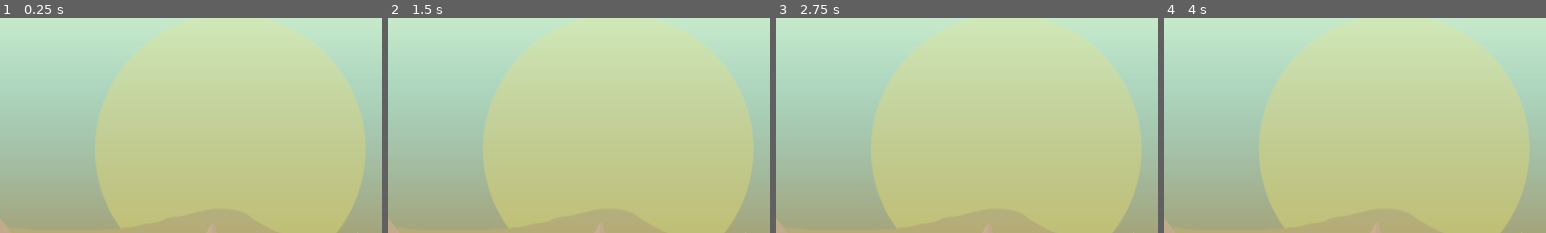
Above: before the commit, frames 1-4 (left to right).
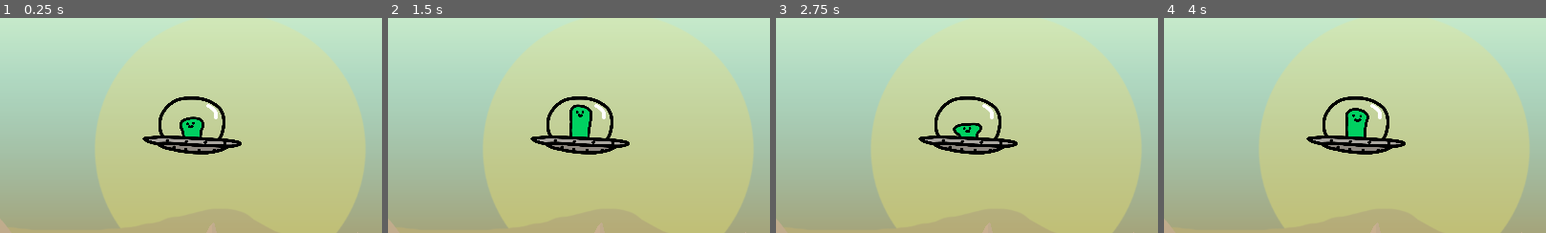
Above: after the commit, the same moments.

Repository: kilmanio/gamejam2024
Game: Godot game, scene res://scenes/background.tscn
The game is run twice, just before and just after one commit, with the same random seed, the same clock (stepped at 60 frames per second) and the same inputs. This scene is started directly instead of the project's main scene.
Inputs:
- Up to frame 1 (0.25 s): no input
- Up to frame 2 (1.5 s): tap Enter (ui_accept) at 0.5, 0.77 s; hold Right (ui_right) 0.53-1.28 s; hold Down (ui_down) from 1.28 s (still down)
- Up to frame 3 (2.75 s): tap Enter (ui_accept) at 1.52 s; release Down (ui_down) at 2.03 s; hold Right (ui_right) from 2.03 s (still down)
- Up to frame 4 (4 s): release Right (ui_right) at 2.78 s; hold Up (ui_up) 2.78-3.53 s; tap Enter (ui_accept) at 3.02, 3.77 s; hold Left (ui_left) from 3.53 s (still down)
The pictures show only the part of the screen within x 20-70%, y 19-69%; the shares and areas given below are measured in that part.

The runs differ from the first frame. In frame 1, 2.7% of the frame differs, in the area x 37-64%, y 36-64%; in frame 2, 3.0%; in frame 3, 2.6%; in frame 4, 2.9%.

Commit message:
Added new folders, main menu and player sprite script

Diff:
--- a/scenes/background.tscn
+++ b/scenes/background.tscn
@@ -7,6 +7,7 @@
 [ext_resource type="Texture2D" uid="uid://b44838i2iw22s" path="res://graphics/background/ground.png" id="5_sda8o"]
 [ext_resource type="Texture2D" uid="uid://683j8ks4m7ha" path="res://graphics/background/sphinx.png" id="6_7ohte"]
 [ext_resource type="Texture2D" uid="uid://coduwra6v8km5" path="res://graphics/background/ground3.png" id="7_godyt"]
+[ext_resource type="PackedScene" uid="uid://d0rjstwyyqvrc" path="res://scenes/player_gfx.tscn" id="8_i6p62"]
 
 [sub_resource type="Gradient" id="Gradient_qv7dp"]
 offsets = PackedFloat32Array(0.279221, 0.681818, 1)
@@ -164,3 +165,7 @@
 grow_horizontal = 2
 grow_vertical = 2
 texture = SubResource("GradientTexture2D_7d8lb")
+
+[node name="PlayerGFX" parent="." instance=ExtResource("8_i6p62")]
+position = Vector2(522, 315)
+scale = Vector2(0.226906, 0.226906)
--- /dev/null
+++ b/scenes/main_menu.tscn
@@ -0,0 +1,69 @@
+[gd_scene load_steps=3 format=3 uid="uid://3tpn76o4x0w1"]
+
+[ext_resource type="PackedScene" uid="uid://cb1sgodtqtr3y" path="res://scenes/background.tscn" id="1_lkj8m"]
+[ext_resource type="Theme" uid="uid://d0xltiooo4ful" path="res://theme/main_theme.tres" id="1_oun2s"]
+
+[node name="MainMenu" type="Control"]
+layout_mode = 3
+anchors_preset = 15
+anchor_right = 1.0
+anchor_bottom = 1.0
+grow_horizontal = 2
+grow_vertical = 2
+theme = ExtResource("1_oun2s")
+
+[node name="Background" parent="." instance=ExtResource("1_lkj8m")]
+layout_mode = 1
+
+[node name="ColorRect" type="ColorRect" parent="."]
+layout_mode = 1
+anchors_preset = 15
+anchor_right = 1.0
+anchor_bottom = 1.0
+grow_horizontal = 2
+grow_vertical = 2
+color = Color(0.658824, 0, 0, 1)
+
+[node name="CenterContainer" type="CenterContainer" parent="."]
+layout_mode = 1
+anchors_preset = 8
+anchor_left = 0.5
+anchor_top = 0.5
+anchor_right = 0.5
+anchor_bottom = 0.5
+offset_left = -575.0
+offset_top = -324.0
+offset_right = 576.0
+offset_bottom = -37.0
+grow_horizontal = 2
+grow_vertical = 2
+scale = Vector2(1, 0.997672)
+
+[node name="Label" type="Label" parent="CenterContainer"]
+layout_mode = 2
+text = "But The Pyramids Were"
+
+[node name="CenterContainer2" type="CenterContainer" parent="."]
+layout_mode = 1
+anchors_preset = 8
+anchor_left = 0.5
+anchor_top = 0.5
+anchor_right = 0.5
+anchor_bottom = 0.5
+offset_left = -242.5
+offset_top = -324.0
+offset_right = 242.5
+offset_bottom = 324.0
+grow_horizontal = 2
+grow_vertical = 2
+
+[node name="VBoxContainer" type="VBoxContainer" parent="CenterContainer2"]
+layout_mode = 2
+
+[node name="Button" type="Button" parent="CenterContainer2/VBoxContainer"]
+layout_mode = 2
+text = "START"
+
+[node name="Button2" type="Button" parent="CenterContainer2/VBoxContainer"]
+layout_mode = 2
+text = "SETTINGS"
--- a/scenes/player_gfx.tscn
+++ b/scenes/player_gfx.tscn
@@ -1,5 +1,6 @@
-[gd_scene load_steps=39 format=3 uid="uid://d0rjstwyyqvrc"]
-
+[gd_scene load_steps=40 format=3 uid="uid://d0rjstwyyqvrc"]
+
+[ext_resource type="Script" path="res://scripts/player_gfx.gd" id="1_q1yf7"]
 [ext_resource type="Texture2D" uid="uid://d4jdxxq33icba" path="res://graphics/player/alien.png" id="1_wcvt6"]
 [ext_resource type="Texture2D" uid="uid://86rav1862kmn" path="res://graphics/player/alien_side.png" id="2_c33vq"]
 [ext_resource type="Texture2D" uid="uid://d4ae1yjd8vmfn" path="res://graphics/player/tractor_beam.png" id="2_ulpct"]
@@ -275,6 +276,7 @@
 }
 
 [node name="PlayerGFX" type="Node2D"]
+script = ExtResource("1_q1yf7")
 
 [node name="Alien" type="AnimatedSprite2D" parent="."]
 modulate = Color(0, 0.835294, 0.388235, 1)
@@ -283,8 +285,8 @@
 sprite_frames = SubResource("SpriteFrames_uj1e1")
 animation = &"idle"
 autoplay = "idle"
-frame = 5
-frame_progress = 0.563694
+frame = 9
+frame_progress = 0.636035
 speed_scale = 5.0
 
 [node name="TractorBeam" type="Sprite2D" parent="."]
--- /dev/null
+++ b/scripts/player_gfx.gd
@@ -0,0 +1,42 @@
+extends Node2D
+
+var rotation_value = 0
+var movement_value = 0
+
+func _ready() -> void:
+	shader_param(0.0)
+
+func _process(delta: float) -> void:
+	lerp_rotation(movement_value)
+
+func change_sprite(val):
+	match val:
+		0:
+			$Alien.play("idle")
+			rotation_value = 0
+		1:
+			$Alien.play("turn_right")
+			$Alien.flip_h = false
+			rotation_value = 25
+		-1:
+			$Alien.play("turn_right")
+			$Alien.flip_h = true
+			rotation_value = -35
+
+func tractor():
+	$AnimationPlayer.play("tractor_bounce")
+	var tween = get_tree().create_tween()
+	tween.tween_method(shader_param, 0.0, 1.0, 0.2).set_trans(Tween.TRANS_CUBIC)
+	tween.tween_callback(tween.kill)
+
+func detractor():
+	var tween = get_tree().create_tween()
+	tween.tween_method(shader_param, 1.0, 0, 0.1)
+	tween.tween_callback(tween.kill)
+
+func shader_param(value:float):
+	$TractorBeam.material.set("shader_parameter/dissolve_value", value)
+
+func lerp_rotation(value:int=0):
+	change_sprite(value)
+	rotation = lerp_angle(rotation, deg_to_rad(rotation_value), 0.1)
--- /dev/null
+++ b/theme/main_theme.tres
@@ -0,0 +1,3 @@
+[gd_resource type="Theme" format=3 uid="uid://d0xltiooo4ful"]
+
+[resource]
Not shown: 1 places in scenes/background.tscn that only renumber resources
